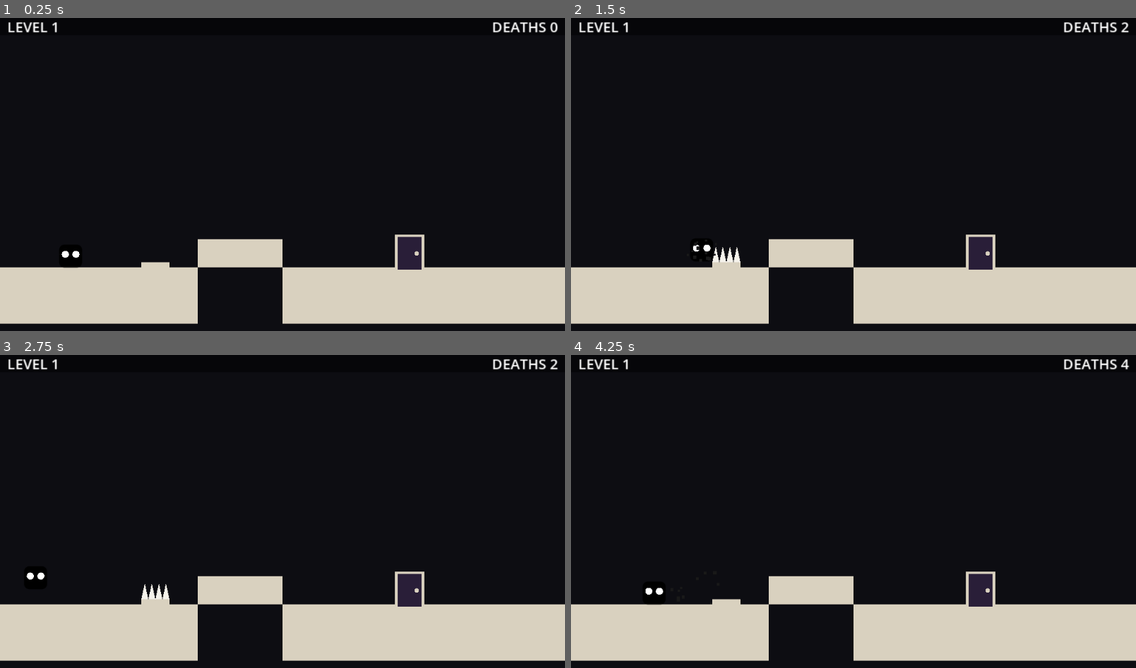
Above: before the commit, frames 1-4 (two rows, left to right).
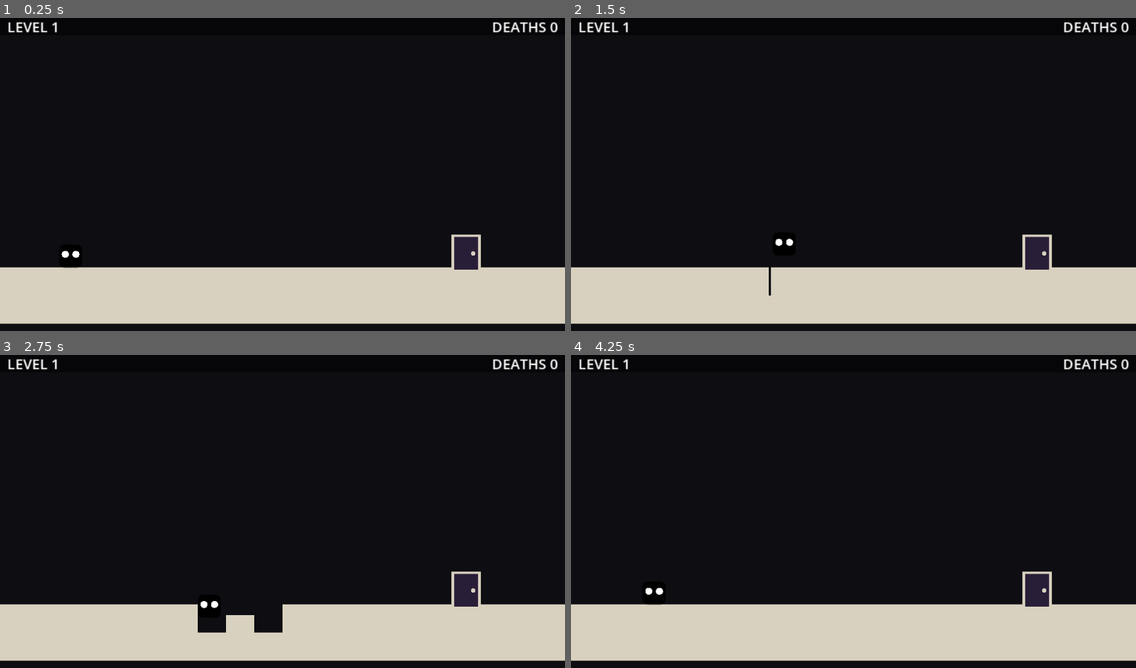
Above: after the commit, the same moments.

Repository: techafreshh/lvl-devil
Game: Godot game, scene res://main.tscn
The game is run twice, just before and just after one commit, with the same random seed, the same clock (stepped at 60 frames per second) and the same inputs. Sound files missing from this copy of the repository are replaced by a short silence.
Inputs:
- Up to frame 1 (0.25 s): no input
- Up to frame 2 (1.5 s): tap Enter at 0.5 s; hold Right (move_right) from 0.53 s (still down); tap Space (jump) at 0.6, 0.77, 1.07, 1.35 s
- Up to frame 3 (2.75 s): tap Space (jump) at 1.52, 1.82, 2.1 s; release Right (move_right) at 2.03 s; hold Left (move_left) from 2.03 s (still down)
- Up to frame 4 (4.25 s): release Left (move_left) at 2.78 s; hold Right (move_right) from 2.78 s (still down); tap Space (jump) at 2.85, 3.02, 3.32, 3.6, 3.77, 4.07 s; tap R (restart) at 4.15 s

The runs differ from the first frame. In frame 1, 5.3% of the frame differs, in the area x 25-86%, y 69-98%; in frame 2, 5.5%, in the area x 21-99%, y 1-98%; in frame 3, 4.5%; in frame 4, 5.4%.

Commit message:
[#26] 4 - Teach chapters 1-5 with scripted completion suite
Replace DEV_0-DEV_3 gauntlet with five ordered single-screen 20x11
teach chapters (L1 X fall, L2 ^ singles, L3 fleeing D->T, L4 H pit,
L5 static-d bait); add test_levels_1_5.gd (shape/charset/spawn, L3
dodge-once catch, L4 pit fall-through, 1800-frame scripted completion);
retarget trap/door/death suites to new indices; CI runs the new suite.

Diff:
--- a/lvl-devil/scripts/levels.gd
+++ b/lvl-devil/scripts/levels.gd
@@ -1,13 +1,15 @@
 class_name Levels extends RefCounted
-## Dev-level gauntlet grids as plain text (batch-1 trap proof set).
+## Teach-beat chapters as plain text (ordered L1-L5 trap lessons).
 ## Legend: `#` solid, `P` player spawn (exactly one per level), `.` empty,
 ## `^` pop-up spike, `X` falling tile, `d` static exit, `D` fleeing door,
 ## `T` fleeing-door landing cell, `H` fake floor, `V` hidden wall.
 ## One cell per char, rows stored top-down on the 32px grid (20x11, 640x360).
-## `P` stays at col 2 row 8 so the spawn is (80, 272) on every dev level.
+## `P` stays at col 2 row 8 so the spawn is (80, 272) on every chapter.
+## Teach order: L1 `X` fall, L2 `^` singles, L3 fleeing `D`->`T`,
+## L4 `H` pit, L5 static `d` baited by `^`.
 
 
-const DEV_0: PackedStringArray = [
+const LVL_1: PackedStringArray = [
 	"....................",
 	"....................",
 	"....................",
@@ -16,12 +18,12 @@
 	"....................",
 	"....................",
 	"....................",
-	"..P..^.XXX....d.....",
-	"#######...##########",
-	"#######...##########",
+	"..P.............d...",
+	"#######XXX##########",
+	"####################",
 ]
 
-const DEV_1: PackedStringArray = [
+const LVL_2: PackedStringArray = [
 	"....................",
 	"....................",
 	"....................",
@@ -30,12 +32,12 @@
 	"....................",
 	"....................",
 	"....................",
-	"..P..T..D.....d.....",
+	"..P....^....^...d...",
 	"####################",
 	"####################",
 ]
 
-const DEV_2: PackedStringArray = [
+const LVL_3: PackedStringArray = [
 	"....................",
 	"....................",
 	"....................",
@@ -44,12 +46,12 @@
 	"....................",
 	"....................",
 	"....................",
-	"..P.....H...V..d....",
-	"########.###########",
-	"########.###########",
+	"..P..........D..T...",
+	"####################",
+	"####################",
 ]
 
-const DEV_3: PackedStringArray = [
+const LVL_4: PackedStringArray = [
 	"....................",
 	"....................",
 	"....................",
@@ -58,17 +60,29 @@
 	"....................",
 	"....................",
 	"....................",
-	"..P...XX^X....d.....",
-	"######....##########",
-	"######....##########",
+	"..P.............d...",
+	"##########H#########",
+	"##########.#########",
 ]
 
-const DEV_LEVELS: Array[PackedStringArray] = [DEV_0, DEV_1, DEV_2, DEV_3]
+const LVL_5: PackedStringArray = [
+	"....................",
+	"....................",
+	"....................",
+	"....................",
+	"....................",
+	"....................",
+	"....................",
+	"....................",
+	"..P...........^.d...",
+	"####################",
+	"####################",
+]
 
-const ALL: Array[PackedStringArray] = [DEV_0, DEV_1, DEV_2, DEV_3]
+const ALL: Array[PackedStringArray] = [LVL_1, LVL_2, LVL_3, LVL_4, LVL_5]
 
 
-## Number of dev levels.
+## Number of teach chapters.
 static func count() -> int:
 	return ALL.size()
 
--- a/lvl-devil/tests/test_death_loop.gd
+++ b/lvl-devil/tests/test_death_loop.gd
@@ -77,7 +77,7 @@
 	var ok := true
 	var mgr := make_manager()
 	await process_frame
-	ok = expect(mgr.start_level(0), "spike-death: start_level(0) builds") and ok
+	ok = expect(mgr.start_level(1), "spike-death: start_level(1) builds") and ok
 	if not ok:
 		await cleanup_manager(mgr)
 		return ok
--- a/lvl-devil/tests/test_door.gd
+++ b/lvl-devil/tests/test_door.gd
@@ -142,14 +142,14 @@
 	var ok := true
 	var mgr := make_manager()
 	await process_frame
-	ok = expect(mgr.start_level(1), "no-trigger: start_level(1) builds") and ok
-	if not ok:
-		await cleanup_manager(mgr)
-		return ok
-	await process_frame
-	await physics_frame
-	var door := find_door(mgr)
-	ok = expect(door != null, "no-trigger: level 1 has a fleeing door") and ok
+	ok = expect(mgr.start_level(2), "no-trigger: start_level(2) builds") and ok
+	if not ok:
+		await cleanup_manager(mgr)
+		return ok
+	await process_frame
+	await physics_frame
+	var door := find_door(mgr)
+	ok = expect(door != null, "no-trigger: level 2 has a fleeing door") and ok
 	if door == null:
 		await cleanup_manager(mgr)
 		return ok
@@ -171,20 +171,20 @@
 	var ok := true
 	var mgr := make_manager()
 	await process_frame
-	ok = expect(mgr.start_level(1), "dodge: start_level(1) builds") and ok
-	if not ok:
-		await cleanup_manager(mgr)
-		return ok
-	await process_frame
-	await physics_frame
-	var door := find_door(mgr)
-	ok = expect(door != null, "dodge: level 1 has a fleeing door") and ok
+	ok = expect(mgr.start_level(2), "dodge: start_level(2) builds") and ok
+	if not ok:
+		await cleanup_manager(mgr)
+		return ok
+	await process_frame
+	await physics_frame
+	var door := find_door(mgr)
+	ok = expect(door != null, "dodge: level 2 has a fleeing door") and ok
 	if door == null:
 		await cleanup_manager(mgr)
 		return ok
 	var spawn: Vector2 = mgr.spawn_pos
-	var target := t_center_of(1)
-	ok = expect(target.x >= 0.0, "dodge: level 1 has a T cell") and ok
+	var target := t_center_of(2)
+	ok = expect(target.x >= 0.0, "dodge: level 2 has a T cell") and ok
 	var marks: Array = []
 	(door as FleeingDoor).dodged.connect(func(_d: Node) -> void: marks.append(Time.get_ticks_msec()))
 	var dir := ((door as Node2D).global_position - spawn).normalized()
@@ -224,19 +224,19 @@
 	var ok := true
 	var mgr := make_manager()
 	await process_frame
-	ok = expect(mgr.start_level(1), "catch: start_level(1) builds") and ok
-	if not ok:
-		await cleanup_manager(mgr)
-		return ok
-	await process_frame
-	await physics_frame
-	var door := find_door(mgr)
-	ok = expect(door != null, "catch: level 1 has a fleeing door") and ok
+	ok = expect(mgr.start_level(2), "catch: start_level(2) builds") and ok
+	if not ok:
+		await cleanup_manager(mgr)
+		return ok
+	await process_frame
+	await physics_frame
+	var door := find_door(mgr)
+	ok = expect(door != null, "catch: level 2 has a fleeing door") and ok
 	if door == null:
 		await cleanup_manager(mgr)
 		return ok
 	var spawn: Vector2 = mgr.spawn_pos
-	var target := t_center_of(1)
+	var target := t_center_of(2)
 	var dir := ((door as Node2D).global_position - spawn).normalized()
 	await step_toward(mgr, door, spawn + dir * 40.0, (door as Node2D).global_position, 30)
 	ok = expect((door as FleeingDoor).has_dodged(), "catch: door dodges first") and ok
@@ -253,8 +253,8 @@
 	ok = expect((door as Node2D).global_position.distance_to(target) < 4.0, "catch: door reaches T before the catch") and ok
 	# Rewind the counter so the last level has a next level to load;
 	# the exit wiring must still advance exactly like the static door.
-	mgr.current_level = 1
-	mgr.level_idx = 1
+	mgr.current_level = 2
+	mgr.level_idx = 2
 	var exited_marks: Array = []
 	(door as FleeingDoor).exited.connect(func(_d: Node) -> void: exited_marks.append(1))
 	(mgr.player as Node2D).global_position = (door as Node2D).global_position
@@ -266,7 +266,7 @@
 		await process_frame
 		if not is_instance_valid(mgr):
 			break
-		if mgr.current_level == 2 and mgr.level_idx == 2:
+		if mgr.current_level == 3 and mgr.level_idx == 3:
 			elapsed = Time.get_ticks_msec() - t0
 			advanced = true
 			break
--- /dev/null
+++ b/lvl-devil/tests/test_levels_1_5.gd
@@ -0,0 +1,330 @@
+extends SceneTree
+## Headless teach-beat proof: levels 1-5 are single-screen 20x11 grids using
+## only legend chars, L3 dodges exactly once and stays catchable, the L4
+## fake floor drops while its neighbor holds, and every chapter completes
+## through scripted inputs. Run with:
+##   godot --headless --path lvl-devil --script res://tests/test_levels_1_5.gd
+## Exits 1 when any check fails so CI can gate on the exit code.
+
+
+var passed := 0
+var failed := 0
+
+
+func _initialize() -> void:
+	await run_all()
+	print("Results: %d passed, %d failed" % [passed, failed])
+	if failed == 0:
+		print("PASS teach chapters 1-5 shape and charset")
+		print("PASS door-dodge teach witnessed once")
+		print("PASS hidden-pit teach falls through")
+		print("PASS scripted completion 1-5")
+	quit(1 if failed > 0 else 0)
+
+
+func run_all() -> void:
+	# Nodes need a frame before they can enter the tree cleanly.
+	await process_frame
+	var tests := [
+		"test_shape_11x20_charset_spawn",
+		"test_l3_dodge_once_and_catchable",
+		"test_l4_pit_falls_through",
+		"test_completion_all_paths",
+	]
+	for t: String in tests:
+		release_all()
+		var ok = await call(t)
+		release_all()
+		if ok == true:
+			passed += 1
+			print("PASS " + t)
+		else:
+			failed += 1
+			push_error("FAIL " + t + ": did not finish (runtime error?)")
+		# Flush freed nodes so the next test starts from a clean tree.
+		await process_frame
+
+
+## Non-counting check helper: never use bare assert() in a SceneTree runner.
+func expect(cond: bool, label: String) -> bool:
+	if not cond:
+		push_error("FAIL " + label)
+	return cond
+
+
+func release_all() -> void:
+	for a: String in ["move_left", "move_right", "jump"]:
+		Input.action_release(a)
+
+
+func count_char(rows: PackedStringArray, target: String) -> int:
+	var n := 0
+	for row: String in rows:
+		for c: int in row.length():
+			if row.substr(c, 1) == target:
+				n += 1
+	return n
+
+
+func cell_center(col: int, row: int) -> Vector2:
+	return Vector2(col * 32 + 16, row * 32 + 16)
+
+
+func make_manager() -> GameManager:
+	var mgr := GameManager.new()
+	mgr.name = "Game"
+	root.add_child(mgr)
+	return mgr
+
+
+func cleanup_manager(mgr: GameManager) -> void:
+	if is_instance_valid(mgr):
+		mgr.queue_free()
+	await sweep_strays()
+
+
+## Frees stray level/group nodes, then settles two frames of hygiene.
+func sweep_strays() -> void:
+	for n: Node in root.get_children():
+		if n.is_in_group("player") or n.is_in_group("spikes") or n.is_in_group("doors") or n.is_in_group("falling_tiles") or n.is_in_group("solid_tiles") or n.name == "Level":
+			n.queue_free()
+	await process_frame
+	await physics_frame
+
+
+func free_level(level: Node) -> void:
+	if is_instance_valid(level):
+		level.queue_free()
+	await sweep_strays()
+
+
+func find_fleeing_door(mgr: GameManager) -> FleeingDoor:
+	if mgr.level == null or not is_instance_valid(mgr.level):
+		return null
+	for child: Node in mgr.level.get_children():
+		if child is FleeingDoor:
+			return child as FleeingDoor
+	return null
+
+
+func t_center_of(idx: int) -> Vector2:
+	var rows := Levels.get_level(idx)
+	for r: int in rows.size():
+		var row: String = rows[r]
+		for c: int in row.length():
+			if row.substr(c, 1) == "T":
+				return cell_center(c, r)
+	return Vector2(-1, -1)
+
+
+func test_shape_11x20_charset_spawn() -> bool:
+	var ok := true
+	ok = expect(Levels.count() == 5, "shape: exactly 5 teach chapters (got %d)" % Levels.count()) and ok
+	ok = expect(Levels.ALL.size() == 5, "shape: ALL holds 5 grids") and ok
+	var allowed := "#P.^XdDTHV."
+	for i: int in 5:
+		var rows: PackedStringArray = Levels.get_level(i)
+		ok = expect(rows.size() == 11, "shape: level %d has 11 rows (got %d)" % [i, rows.size()]) and ok
+		for r: int in rows.size():
+			ok = expect(rows[r].length() == 20, "shape: level %d row %d is 20 wide (got %d)" % [i, r, rows[r].length()]) and ok
+			for c: int in rows[r].length():
+				var ch: String = rows[r].substr(c, 1)
+				ok = expect(allowed.contains(ch), "shape: level %d row %d col %d char '%s' allowed" % [i, r, c, ch]) and ok
+		ok = expect(count_char(rows, "P") == 1, "shape: level %d has exactly one P" % i) and ok
+		var reason := LevelBuilder.validate_grid(rows, i)
+		ok = expect(reason == "", "shape: level %d validates (got '%s')" % [i, reason]) and ok
+		var level := LevelBuilder.build(i)
+		ok = expect(level != null, "shape: level %d builds" % i) and ok
+		if level == null:
+			continue
+		root.add_child(level)
+		await process_frame
+		var spawn: Vector2 = (level.get_node_or_null("Player") as Node2D).global_position
+		ok = expect(spawn.distance_to(Vector2(80, 272)) <= 1.0, "shape: level %d spawns at (80, 272) (got %s)" % [i, spawn]) and ok
+		await free_level(level)
+	# L3 holds the single fleeing pair and no static look-alike.
+	var l3: PackedStringArray = Levels.get_level(2)
+	ok = expect(count_char(l3, "D") == 1, "shape: L3 has exactly one D") and ok
+	ok = expect(count_char(l3, "T") == 1, "shape: L3 has exactly one T") and ok
+	ok = expect(count_char(l3, "d") == 0, "shape: L3 has no static d") and ok
+	return ok
+
+
+func test_l3_dodge_once_and_catchable() -> bool:
+	var ok := true
+	var mgr := make_manager()
+	await process_frame
+	ok = expect(mgr.start_level(2), "l3-dodge: start_level(2) builds") and ok
+	if not ok:
+		await cleanup_manager(mgr)
+		return ok
+	await process_frame
+	await physics_frame
+	var door := find_fleeing_door(mgr)
+	ok = expect(door != null, "l3-dodge: fleeing door exists") and ok
+	if door == null:
+		await cleanup_manager(mgr)
+		return ok
+	var target := t_center_of(2)
+	ok = expect(target.x >= 0.0, "l3-dodge: L3 has a T cell") and ok
+	var marks: Array = []
+	(door as FleeingDoor).dodged.connect(func(_d: Node) -> void: marks.append(Time.get_ticks_msec()))
+	var exited_marks: Array = []
+	(door as FleeingDoor).exited.connect(func(_d: Node) -> void: exited_marks.append(1))
+	# Witness the dodge by walking: spawn->D is 352px, past the 160px
+	# trigger range, so the dodge can only fire after leaving spawn.
+	Input.action_press("move_right")
+	var dodged := false
+	for i: int in 600:
+		await physics_frame
+		await process_frame
+		if not is_instance_valid(door) or not is_instance_valid(mgr.player):
+			break
+		if (door as FleeingDoor).has_dodged():
+			dodged = true
+			break
+	ok = expect(dodged, "l3-dodge: dodge fires while walking in") and ok
+	# The dodge lands the door on its T cell within ~0.3s (24 frames).
+	var landed_frame := -1
+	for i: int in 40:
+		await physics_frame
+		await process_frame
+		if not is_instance_valid(door):
+			break
+		if (door as Node2D).global_position.distance_to(target) < 4.0:
+			landed_frame = i
+			break
+	ok = expect(landed_frame >= 0 and landed_frame <= 24, "l3-dodge: door lands on T within 24 frames (got %d)" % landed_frame) and ok
+	# Keep walking into the dodged door: touch must exit into level 3.
+	var advanced := false
+	for i: int in 900:
+		await physics_frame
+		await process_frame
+		if not is_instance_valid(mgr):
+			break
+		if mgr.current_level == 3 and mgr.level_idx == 3:
+			advanced = true
+			break
+	Input.action_release("move_right")
+	ok = expect(marks.size() == 1, "l3-dodge: exactly one dodged signal (got %d)" % marks.size()) and ok
+	ok = expect(not exited_marks.is_empty(), "l3-dodge: touch after dodge emits exited") and ok
+	ok = expect(advanced, "l3-dodge: dodged door advances 2->3") and ok
+	await cleanup_manager(mgr)
+	return ok
+
+
+func test_l4_pit_falls_through() -> bool:
+	var ok := true
+	var level := LevelBuilder.build(3)
+	ok = expect(level != null, "l4-pit: level 3 builds") and ok
+	if level == null:
+		return ok
+	root.add_child(level)
+	await process_frame
+	await physics_frame
+	var player := level.get_node_or_null("Player") as CharacterBody2D
+	ok = expect(player != null, "l4-pit: Player exists") and ok
+	if player == null:
+		await free_level(level)
+		return ok
+	# Drop straight over the H cell (col 10, row 9): no collision, the
+	# row-10 dot below leaves the world open.
+	(player as Node2D).global_position = cell_center(10, 9) + Vector2(0, -60)
+	(player as CharacterBody2D).velocity = Vector2.ZERO
+	var ever_grounded := false
+	for i: int in 90:
+		await physics_frame
+		if player.is_on_floor():
+			ever_grounded = true
+	var deep_y: float = (player as Node2D).global_position.y
+	ok = expect(not ever_grounded, "l4-pit: never grounded over H") and ok
+	ok = expect(deep_y > 352.0, "l4-pit: falls below row 10 over H (got %s)" % deep_y) and ok
+	# The neighboring # cell (col 9, row 9) stays solid under the same drop.
+	(player as Node2D).global_position = cell_center(9, 9) + Vector2(0, -60)
+	(player as CharacterBody2D).velocity = Vector2.ZERO
+	var settled := false
+	for i: int in 90:
+		await physics_frame
+		if player.is_on_floor():
+			settled = true
+			break
+	ok = expect(settled, "l4-pit: neighbor # catches the player") and ok
+	var rest: Vector2 = (player as Node2D).global_position
+	ok = expect(absf(rest.y - 275.0) <= 5.0, "l4-pit: neighbor rest y ~275 (got %s)" % rest.y) and ok
+	ok = expect(absf(rest.x - 304.0) <= 6.0, "l4-pit: neighbor rest x ~304 (got %s)" % rest.x) and ok
+	await free_level(level)
+	return ok
+
+
+## Position-triggered full jumps: press `jump` one frame when grounded in
+## the window, hold ~20 physics frames past the apex so `cut_jump` never
+## shortens the arc. L1 adds a trench-escape jump when grounded deep.
+func wants_jump(idx: int, px: float, py: float) -> bool:
+	match idx:
+		0:
+			return (px >= 150.0 and px <= 205.0) or py > 295.0
+		1:
+			return (px >= 180.0 and px <= 205.0) or (px >= 348.0 and px <= 366.0)
+		2:
+			return false
+		3:
+			return px >= 270.0 and px <= 310.0
+		4:
+			return px >= 415.0 and px <= 430.0
+	return false
+
+
+func try_complete_level(idx: int) -> bool:
+	var mgr := make_manager()
+	await process_frame
+	if not mgr.start_level(idx):
+		await cleanup_manager(mgr)
+		return false
+	await process_frame
+	await physics_frame
+	var want := (idx + 1) % Levels.count()
+	Input.action_press("move_right")
+	var hold := 0
+	var known_player: Node = mgr.player
+	var completed := false
+	for f: int in 1800:
+		await physics_frame
+		await process_frame
+		if not is_instance_valid(mgr):
+			break
+		if mgr.current_level == want and mgr.level_idx == want:
+			completed = true
+			break
+		if mgr.player == null or not is_instance_valid(mgr.player):
+			hold = 0
+			Input.action_release("jump")
+			known_player = null
+			continue
+		if mgr.player != known_player:
+			known_player = mgr.player
+			hold = 0
+			Input.action_release("jump")
+		var p := mgr.player as CharacterBody2D
+		if p == null:
+			continue
+		if hold > 0:
+			hold -= 1
+			if hold == 0:
+				Input.action_release("jump")
+		elif p.is_on_floor():
+			var pos := (p as Node2D).global_position
+			if wants_jump(idx, pos.x, pos.y):
+				Input.action_press("jump")
+				hold = 20
+	Input.action_release("move_right")
+	Input.action_release("jump")
+	await cleanup_manager(mgr)
+	return completed
+
+
+func test_completion_all_paths() -> bool:
+	var ok := true
+	for idx: int in 5:
+		var done := await try_complete_level(idx)
+		ok = expect(done, "completion: level %d completes within 1800 frames" % idx) and ok
+	return ok
--- a/lvl-devil/tests/test_traps.gd
+++ b/lvl-devil/tests/test_traps.gd
@@ -186,9 +186,9 @@
 
 func test_dev_levels_valid() -> bool:
 	var ok := true
-	ok = expect(Levels.count() == 4, "dev-levels: exactly 4 dev levels (got %d)" % Levels.count()) and ok
-	ok = expect(Levels.DEV_LEVELS.size() == 4, "dev-levels: DEV_LEVELS holds 4 grids") and ok
-	for i: int in 4:
+	ok = expect(Levels.count() == 5, "dev-levels: exactly 5 teach chapters (got %d)" % Levels.count()) and ok
+	ok = expect(Levels.ALL.size() == 5, "dev-levels: ALL holds 5 grids") and ok
+	for i: int in 5:
 		var rows: PackedStringArray = Levels.get_level(i)
 		ok = expect(rows.size() == 11, "dev-levels: level %d has 11 rows (got %d)" % [i, rows.size()]) and ok
 		for r: int in rows.size():
@@ -205,18 +205,25 @@
 		var spawn: Vector2 = (level.get_node_or_null("Player") as Node2D).global_position
 		ok = expect(spawn.distance_to(Vector2(80, 272)) <= 1.0, "dev-levels: level %d spawns at (80, 272) (got %s)" % [i, spawn]) and ok
 		await free_level(level)
-	# Per-level trap coverage: chained X, D+d fakeout, H+V ambush, ^+X gauntlet.
-	var dev0: PackedStringArray = Levels.get_level(0)
-	ok = expect(has_row_with(dev0, "XX"), "dev-levels: DEV_0 chains X") and ok
-	ok = expect(count_char(dev0, "^") >= 1, "dev-levels: DEV_0 keeps ^ on solid") and ok
-	ok = expect(count_char(dev0, "d") == 1 and count_char(dev0, "D") == 0, "dev-levels: DEV_0 has a lone static d") and ok
-	var dev1: PackedStringArray = Levels.get_level(1)
-	ok = expect(count_char(dev1, "D") == 1 and count_char(dev1, "d") == 1, "dev-levels: DEV_1 pairs D with a d fakeout") and ok
-	ok = expect(count_char(dev1, "T") == 1, "dev-levels: DEV_1 has exactly one T") and ok
-	var dev2: PackedStringArray = Levels.get_level(2)
-	ok = expect(count_char(dev2, "H") >= 1 and count_char(dev2, "V") >= 1, "dev-levels: DEV_2 runs the H/V ambush corridor") and ok
-	var dev3: PackedStringArray = Levels.get_level(3)
-	ok = expect(count_char(dev3, "^") >= 1 and count_char(dev3, "X") >= 1, "dev-levels: DEV_3 combines ^ with X") and ok
+	# Per-level teach beats: L1 falling X, L2 spike singles, L3 fleeing
+	# door, L4 hidden pit, L5 static-door bait.
+	var lvl1: PackedStringArray = Levels.get_level(0)
+	ok = expect(has_row_with(lvl1, "XX"), "dev-levels: L1 chains X") and ok
+	ok = expect(count_char(lvl1, "d") == 1 and count_char(lvl1, "D") == 0, "dev-levels: L1 has a lone static d") and ok
+	var lvl2: PackedStringArray = Levels.get_level(1)
+	ok = expect(count_char(lvl2, "^") == 2, "dev-levels: L2 keeps two ^ singles (got %d)" % count_char(lvl2, "^")) and ok
+	ok = expect(count_char(lvl2, "d") == 1, "dev-levels: L2 has a static d") and ok
+	ok = expect(count_char(lvl2, "D") == 0 and count_char(lvl2, "X") == 0, "dev-levels: L2 has no D/X") and ok
+	var lvl3: PackedStringArray = Levels.get_level(2)
+	ok = expect(count_char(lvl3, "D") == 1 and count_char(lvl3, "T") == 1, "dev-levels: L3 pairs one D with one T") and ok
+	ok = expect(count_char(lvl3, "d") == 0, "dev-levels: L3 has no static d") and ok
+	var lvl4: PackedStringArray = Levels.get_level(3)
+	ok = expect(count_char(lvl4, "H") == 1, "dev-levels: L4 hides one H pit") and ok
+	ok = expect(count_char(lvl4, "d") == 1, "dev-levels: L4 has a static d") and ok
+	var lvl5: PackedStringArray = Levels.get_level(4)
+	ok = expect(count_char(lvl5, "d") == 1, "dev-levels: L5 has a static d") and ok
+	ok = expect(count_char(lvl5, "^") == 1, "dev-levels: L5 baits with one ^") and ok
+	ok = expect(has_row_with(lvl5, "^.d"), "dev-levels: L5 parks ^ beside d") and ok
 	return ok
 
 
@@ -369,20 +376,20 @@
 	var ok := true
 	var mgr := make_manager()
 	await process_frame
-	ok = expect(mgr.start_level(1), "flee-once: start_level(1) builds DEV_1") and ok
+	ok = expect(mgr.start_level(2), "flee-once: start_level(2) builds L3") and ok
 	if not ok:
 		await cleanup_manager(mgr)
 		return ok
 	await process_frame
 	await physics_frame
 	# Pin the fleeing D cell (not the static d fakeout) from the grid.
-	var rows: PackedStringArray = Levels.get_level(1)
+	var rows: PackedStringArray = Levels.get_level(2)
 	var d_pos := Vector2(-1, -1)
 	for r: int in rows.size():
 		for c: int in rows[r].length():
 			if rows[r].substr(c, 1) == "D":
 				d_pos = cell_center(c, r)
-	ok = expect(d_pos.x >= 0.0, "flee-once: DEV_1 grid has a D cell") and ok
+	ok = expect(d_pos.x >= 0.0, "flee-once: L3 grid has a D cell") and ok
 	var door: FleeingDoor = null
 	for child: Node in mgr.level.get_children():
 		if child is FleeingDoor and (child as Node2D).global_position.distance_to(d_pos) <= 1.0:
@@ -417,7 +424,7 @@
 		await process_frame
 		if not is_instance_valid(mgr):
 			break
-		if mgr.current_level == 2 and mgr.level_idx == 2:
+		if mgr.current_level == 3 and mgr.level_idx == 3:
 			advanced = true
 			break
 		if Time.get_ticks_msec() - t0 > 800:
@@ -430,7 +437,7 @@
 
 func test_reset_on_respawn() -> bool:
 	var ok := true
-	for idx: int in 4:
+	for idx: int in 5:
 		var mgr := make_manager()
 		await process_frame
 		ok = expect(mgr.start_level(idx), "reset: start_level(%d) builds" % idx) and ok
@@ -539,7 +546,7 @@
 
 func test_dev_levels_stable_300_frames() -> bool:
 	var ok := true
-	for idx: int in 4:
+	for idx: int in 5:
 		var mgr := make_manager()
 		await process_frame
 		ok = expect(mgr.start_level(idx), "stable: start_level(%d) builds" % idx) and ok
@@ -559,6 +566,6 @@
 		if is_instance_valid(mgr.player):
 			var p: Vector2 = (mgr.player as Node2D).global_position
 			ok = expect(p.x > -200.0 and p.x < 900.0 and p.y < 600.0, "stable: level %d player sane after 300 frames (got %s)" % [idx, p]) and ok
-		ok = expect(mgr.current_level >= 0 and mgr.current_level < 4, "stable: level %d gauntlet index sane" % idx) and ok
+		ok = expect(mgr.current_level >= 0 and mgr.current_level < 5, "stable: level %d gauntlet index sane" % idx) and ok
 		await cleanup_manager(mgr)
 	return ok
Not shown, added: lvl-devil/tests/test_levels_1_5.gd.uid
